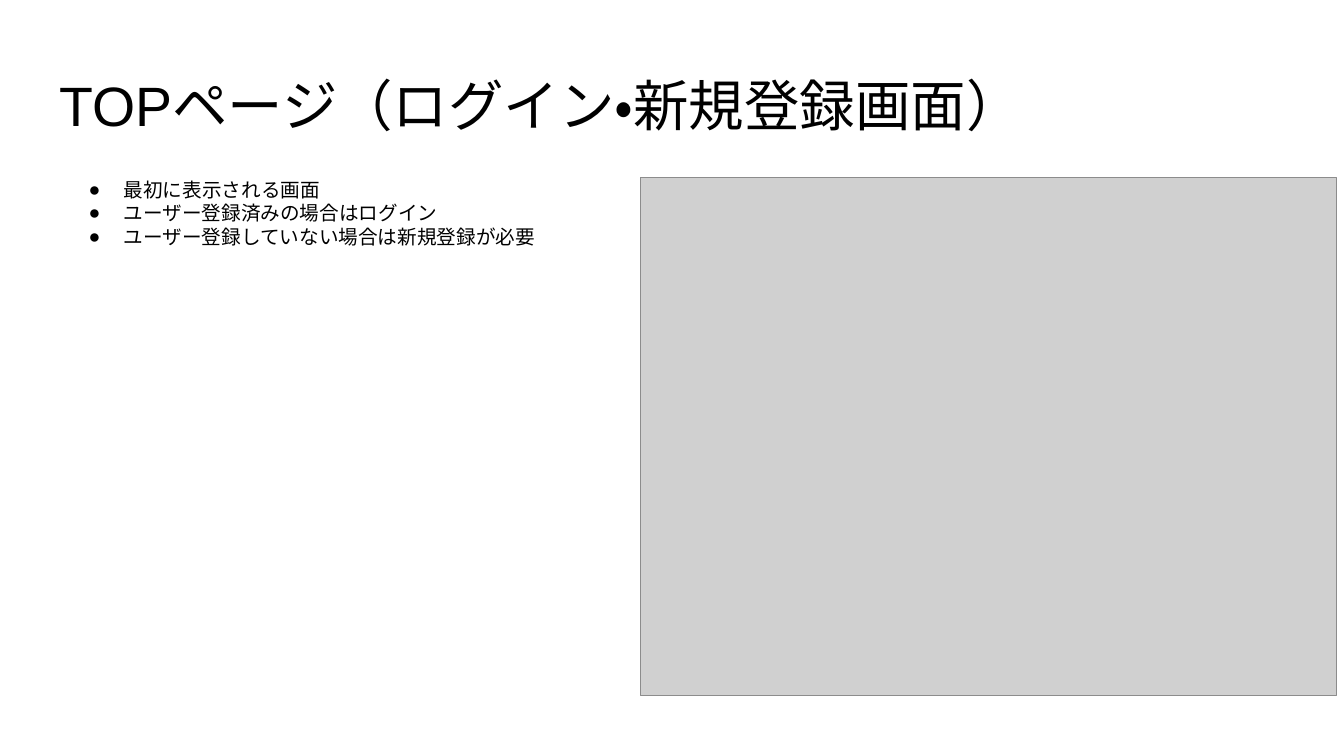
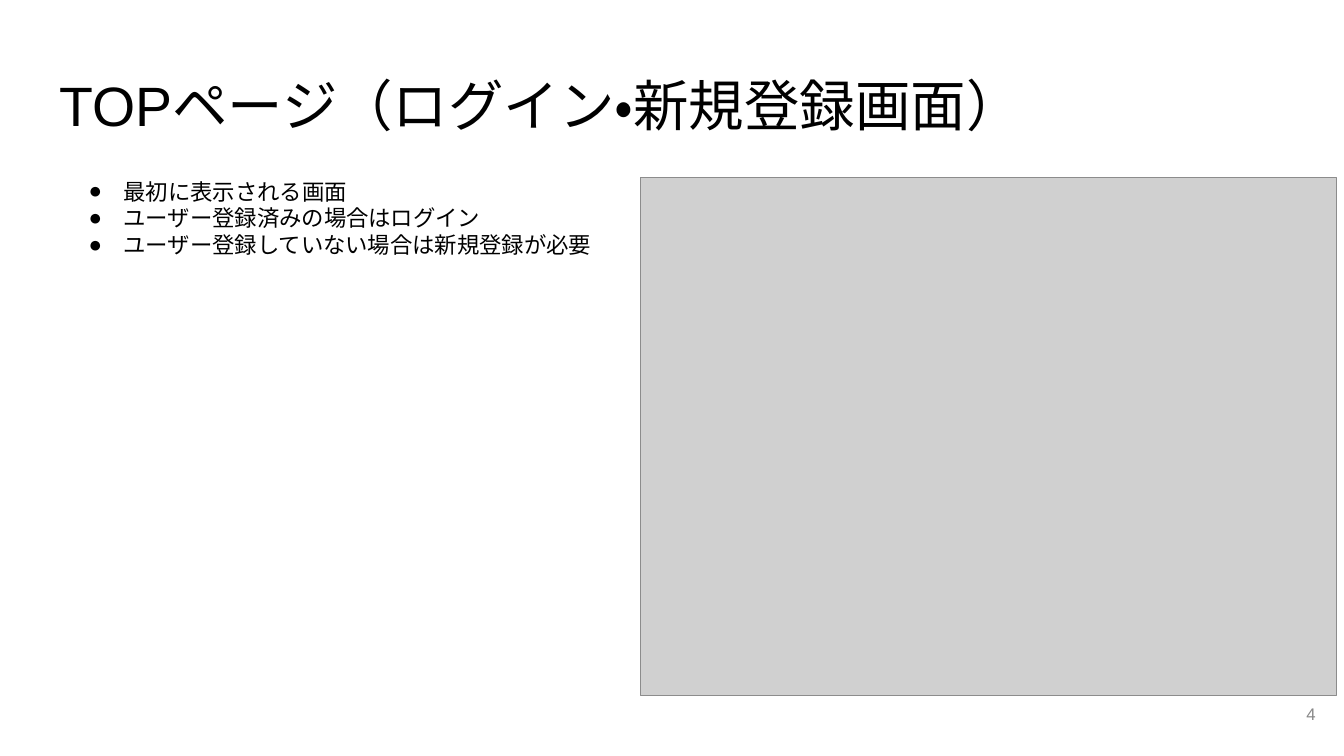
Before and after one commit to minehisa/ex2021, a slide deck: slide 4 of スライド資料/提案資料/20210607_pitch.pptx. Drawn at 1344x756 pixels with LibreOffice and Linux fonts; fonts in the diff are those of the drawing; grey boxes stand for pictures. Boxes give left, top, right and bottom in pixels: in the first picture for what was removed or moved away, otherwise in the second. Text is boxed around its words. In the diff, an @@ line names an element or a change of style, - is before the commit and + after.

```diff
--- a/スライド資料/提案資料/20210607_pitch.pptx
+++ b/スライド資料/提案資料/20210607_pitch.pptx
@@ text "最初に表示される画面" at <box>124,181,592,255</box>: size 14 to 16 pt @@
@@ page number added at <box>1306,708,1315,720</box>, 12 pt, text #888888 @@
+4
```
Also in this commit, not shown: 11 other slides changed, 1 slide added.
